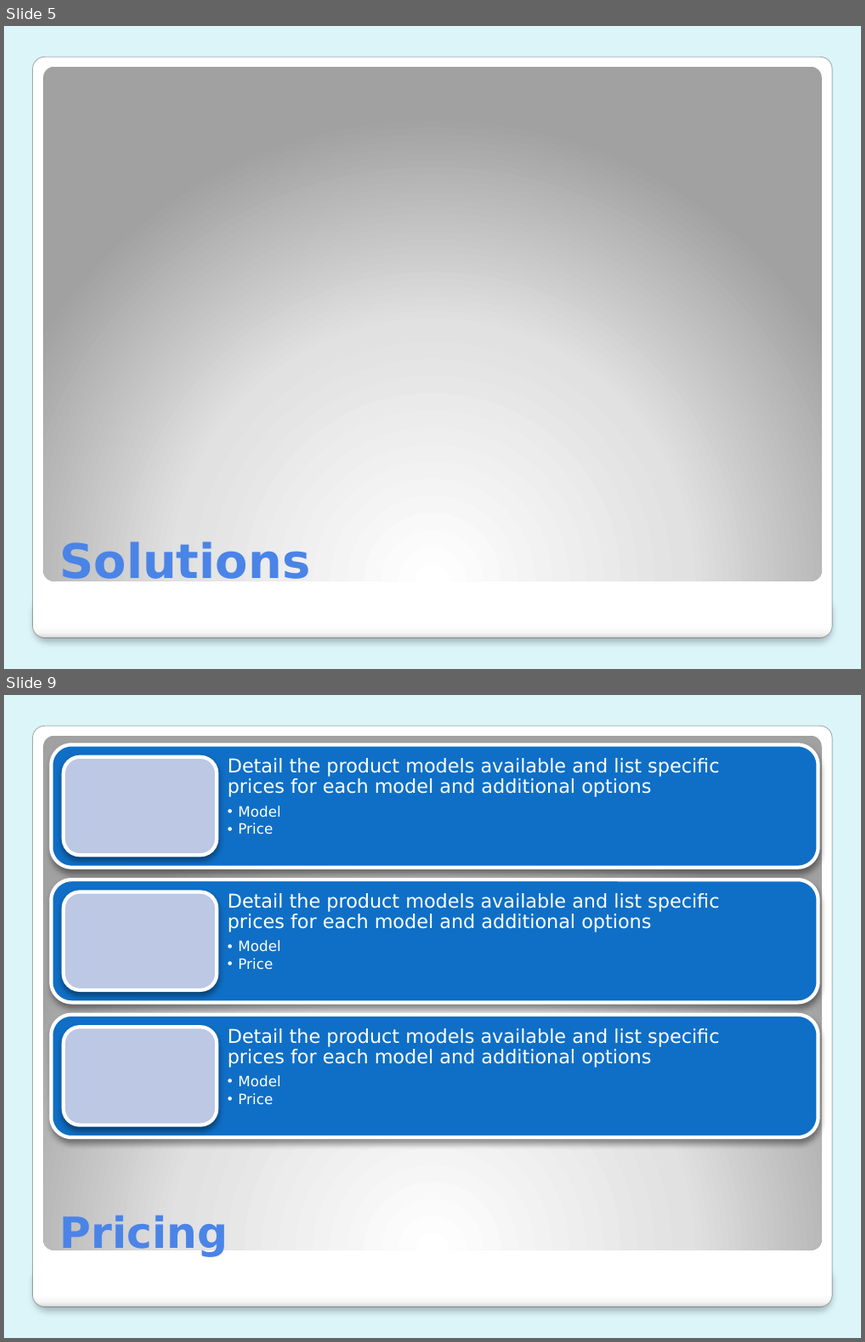
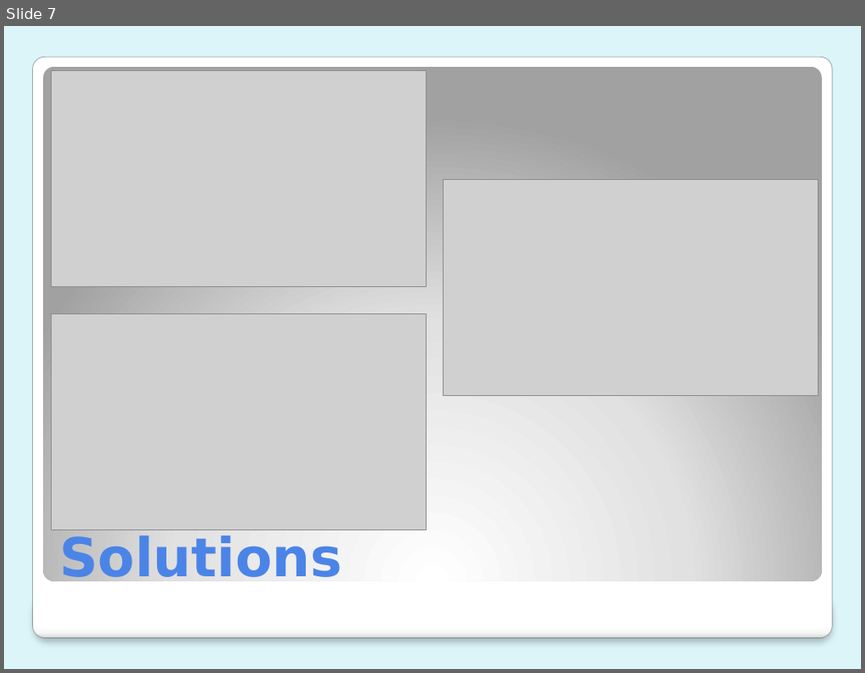
Before and after one commit to mlbelchez/Project---TENTREP, a slide deck: Presentation/PPT/Presentation 3.pptx. Shown one above the other, each under a label of ours: slides 5 and 9 before the commit, slide 7 after it; the slides between them are not shown. The pictures are 865x1342 and 865x673 pixels, drawn with LibreOffice and Linux fonts; fonts in the diff are those of the drawing; grey boxes stand for pictures. Boxes give left, top, right and bottom in pixels: in the first picture for what was removed or moved away, otherwise in the second. Text is boxed around its words. In the diff, an @@ line names an element or a change of style, - is before the commit and + after.

```diff
--- a/Presentation/PPT/Presentation 3.pptx
+++ b/Presentation/PPT/Presentation 3.pptx
@@ slide 9 removed at <box>4,695,861,1338</box>, background #DBF5F9; not listed: 3 template elements that a slide beside it also shows @@
@@ group removed at <box>51,744,818,1137</box>: 6 rounded rectangles, 3 texts @@
-Detail the product models available and list specific prices for each model and additional options
-  • Model
-  • Price
-Detail the product models available and list specific prices for each model and additional options
-  • Model
-  • Price
-Detail the product models available and list specific prices for each model and additional options
-  • Model
-  • Price
@@ title removed at <box>59,1215,228,1257</box> @@
-Pricing
@@ what was slide 5 is now slide 7 @@
@@ slide 7 changed as well @@
@@ picture added at <box>51,70,426,286</box> @@
@@ picture added at <box>443,179,818,395</box> @@
@@ picture added at <box>51,314,426,530</box> @@
@@ title "Solutions" at <box>59,533,341,587</box>: size 40 to 45 pt @@
```
Also in this commit, not shown: 3 other slides changed, 25 slides added, 5 other slides removed.
